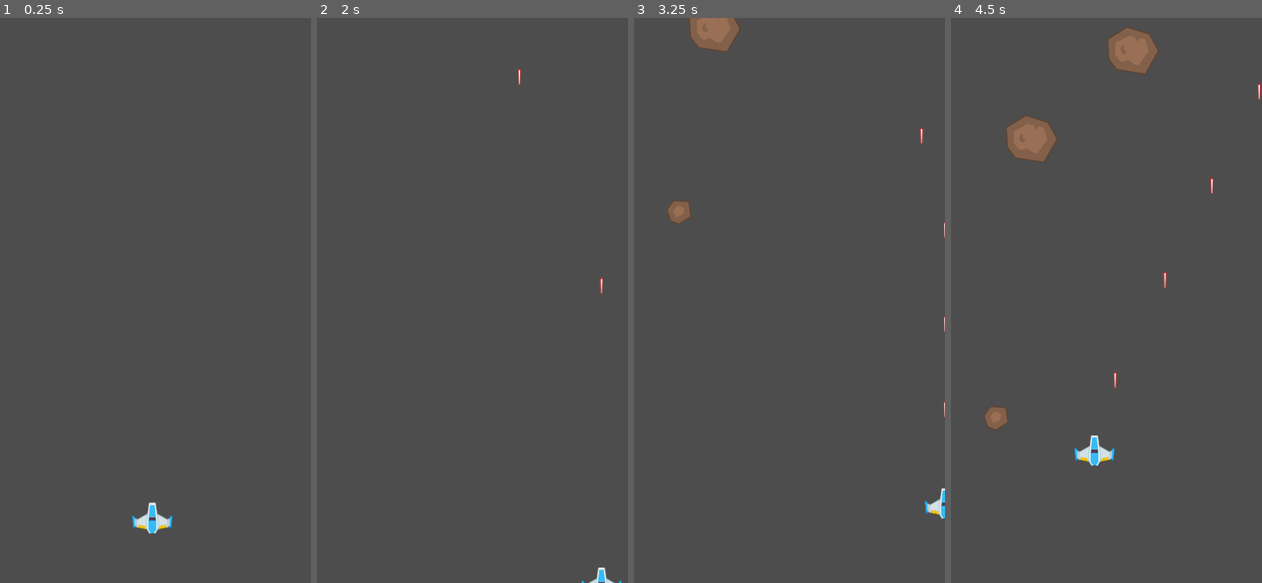
Above: before the commit, frames 1-4 (left to right).
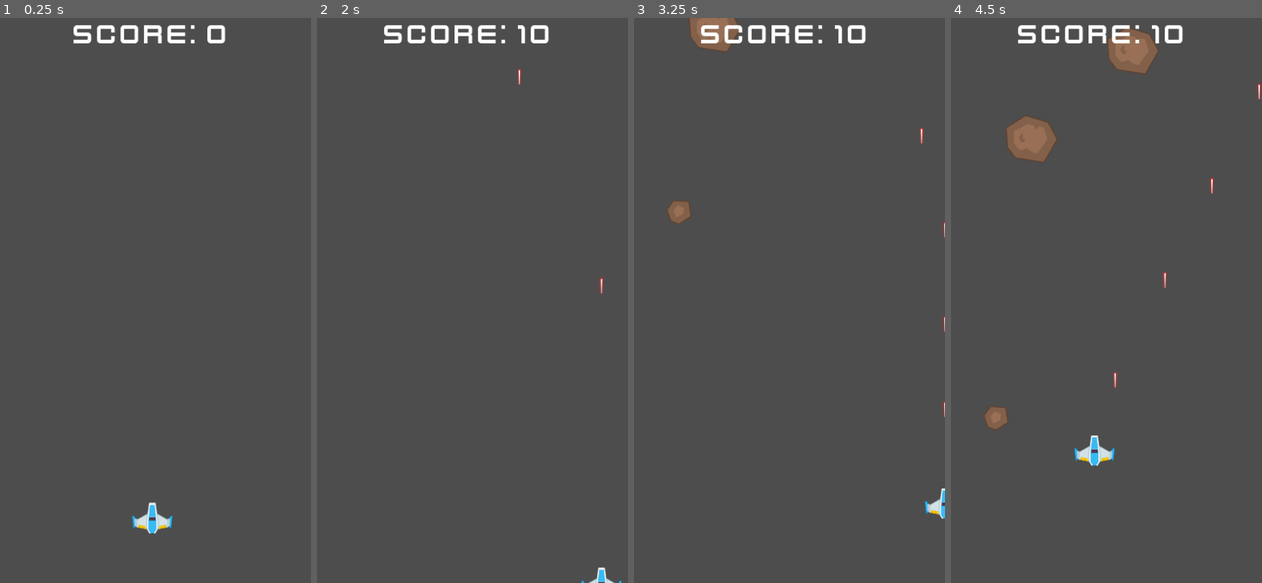
Above: after the commit, the same moments.

Repository: UnusualTitan711x/Stellar-Vortex
Game: Godot game, scene res://scenes/game.tscn
Same seed, same stepped clock (60 frames per second), same inputs: the game is played once before the commit and once after it.
Inputs:
- Up to frame 1 (0.25 s): no input
- Up to frame 2 (2 s): tap Enter at 0.5 s; hold D (move_right) 0.53-1.28 s; hold Space (shoot) 0.53-1.28 s; hold S (move_down) from 1.28 s (still down); tap Space (shoot) at 1.35 s
- Up to frame 3 (3.25 s): release S (move_down) at 2.03 s; hold D (move_right) 2.03-2.78 s; hold Space (shoot) 2.03-2.78 s; hold W (move_up) from 2.78 s (still down); tap Space (shoot) at 2.85 s
- Up to frame 4 (4.5 s): release W (move_up) at 3.53 s; hold Space (shoot) 3.53-4.28 s; hold A (move_left) from 3.53 s (still down); tap Space (shoot) at 4.35 s

The runs differ from the first frame. In frame 1, 0.8% of the frame differs, in the area x 23-73%, y 1-5%; in frame 2, 0.9%; in frame 3, 0.9%; in frame 4, 0.9%, in the area x 21-75%, y 1-5%.

Commit message:
score hud

Diff:
--- a/scenes/game.tscn
+++ b/scenes/game.tscn
@@ -1,13 +1,18 @@
-[gd_scene load_steps=5 format=3 uid="uid://6eskilvv7o4y"]
+[gd_scene load_steps=6 format=3 uid="uid://6eskilvv7o4y"]
 
 [ext_resource type="Script" path="res://scripts/game.gd" id="1_wcxds"]
 [ext_resource type="PackedScene" uid="uid://b07gbbjojviw7" path="res://scenes/player.tscn" id="2_dygiw"]
 [ext_resource type="PackedScene" uid="uid://bymmwm57ure34" path="res://scenes/medium_meteor.tscn" id="4_fpq8u"]
 [ext_resource type="PackedScene" uid="uid://bunsdh1flr7la" path="res://scenes/meteor.tscn" id="4_ot7am"]
+[ext_resource type="PackedScene" uid="uid://de0fsajx48dm3" path="res://scenes/hud.tscn" id="4_ulxub"]
 
 [node name="Game" type="Node2D"]
 script = ExtResource("1_wcxds")
 enemy_scenes = Array[PackedScene]([ExtResource("4_ot7am"), ExtResource("4_fpq8u")])
+
+[node name="UILayer" type="CanvasLayer" parent="."]
+
+[node name="HUD" parent="UILayer" instance=ExtResource("4_ulxub")]
 
 [node name="EnemySpawnTimer" type="Timer" parent="."]
 autostart = true
--- a/scripts/game.gd
+++ b/scripts/game.gd
@@ -4,13 +4,22 @@
 @onready var player_spawn_pos = $PlayerSpawnPosition
 @onready var laser_container = $LaserContainer
 @onready var enemy_container = $EnemyContainer
+@onready var hud = $UILayer/HUD
 
-@export var score := 0
+@export var score := 0:
+	set(value):
+		score = value
+		hud.score = score
+# This takes away the hassle of going into the script somwehere and updating the display
+# This does it automatically
 
 @export var enemy_scenes: Array[PackedScene] = []
 
 # _ready() is called at the start of the game.
 func _ready() -> void:
+	# Whenever I set the score, it always take the formatting I made when creating score. Nice!
+	hud.score = 0
+
 	# This basically makes the player accessible everywhere
 	# Another approach is by doing @onready var player = $Player
 	player = get_tree().get_first_node_in_group("player")
